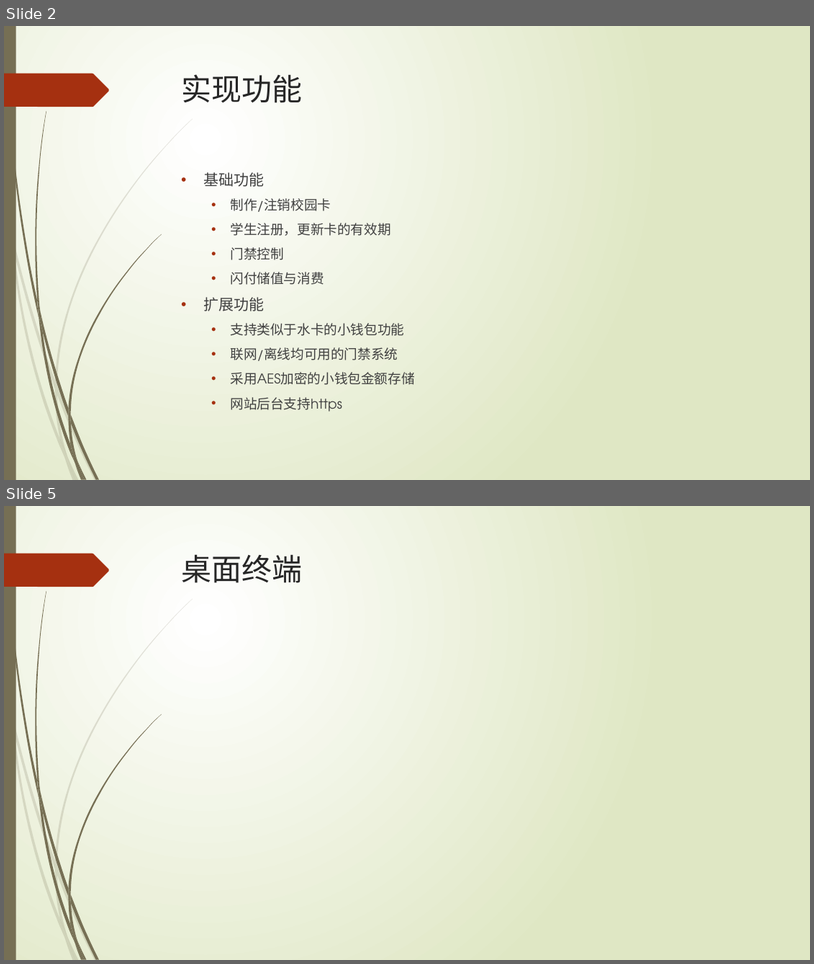
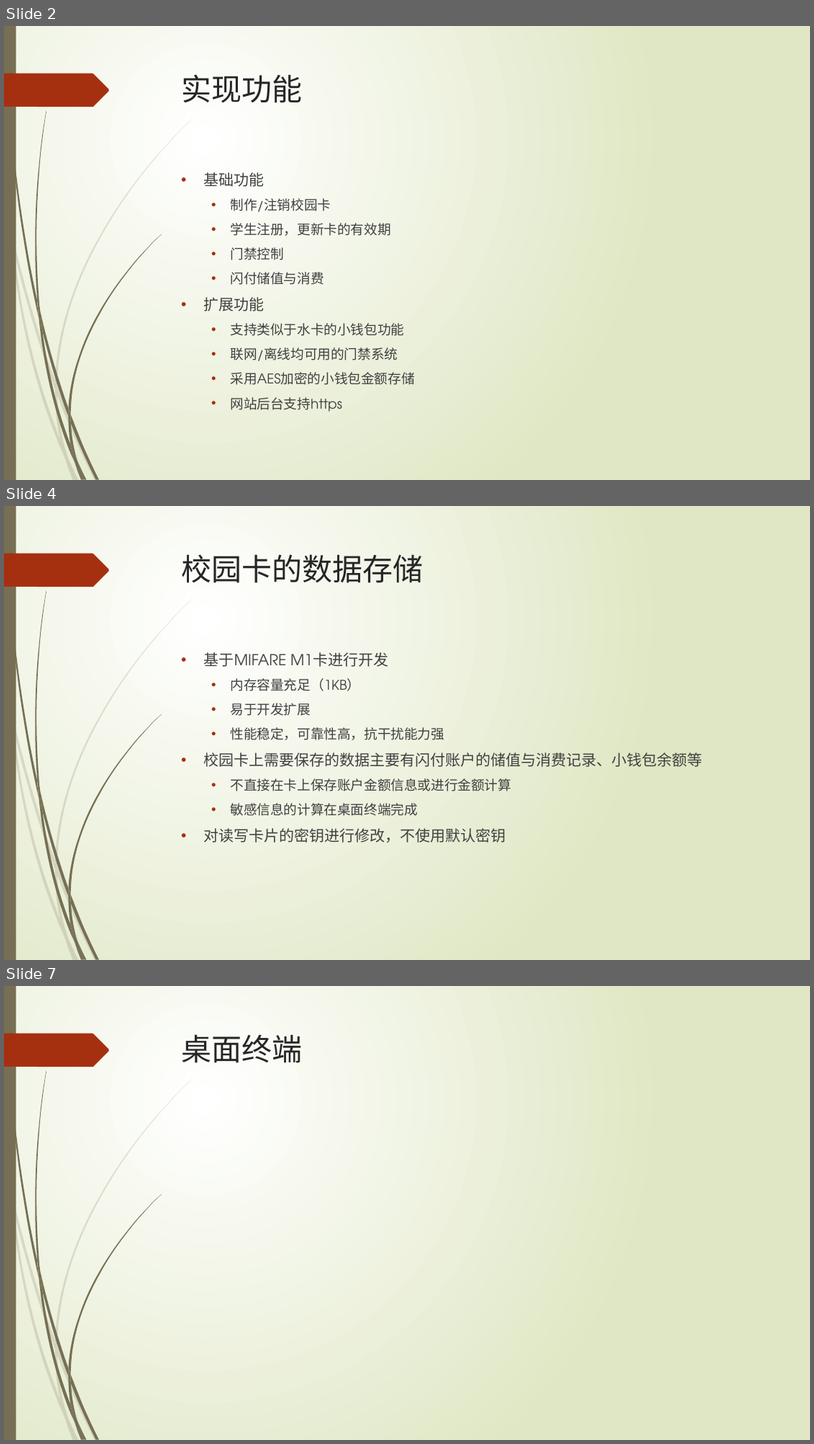
Before and after one commit to lizeyan/Card, a slide deck: pre.pptx. Shown one above the other, each under a label of ours: slides 2 and 5 before the commit, slides 2, 4 and 7 after it; the slides between them are not shown. The pictures are 814x964 and 814x1444 pixels, drawn with LibreOffice and Linux fonts; fonts in the diff are those of the drawing. Boxes give left, top, right and bottom in pixels: in the first picture for what was removed or moved away, otherwise in the second. Text is boxed around its words. In the diff, an @@ line names an element or a change of style, - is before the commit and + after.

```diff
--- a/pre.pptx
+++ b/pre.pptx
@@ slide 4 added at bbox=[4, 506, 810, 960], background gradient #FFFFFF to #DFE8C4; not listed: 24 template elements that a slide beside it also shows @@
@@ title added at bbox=[182, 554, 424, 583], 36 pt, text #262626 @@
+校园卡的数据存储
@@ text added at bbox=[204, 652, 703, 842], 18 pt, text #404040 @@
+• 基于MIFARE M1卡进行开发
+  • 内存容量充足（1KB）
+  • 易于开发扩展
+  • 性能稳定，可靠性高，抗干扰能力强
+• 校园卡上需要保存的数据主要有闪付账户的储值与消费记录、小钱包余额等
+  • 不直接在卡上保存账户金额信息或进行金额计算
+  • 敏感信息的计算在桌面终端完成
+• 对读写卡片的密钥进行修改，不使用默认密钥
@@ what was slide 5 is now slide 7 @@
```
Also in this commit, not shown: 1 slide changed, 2 other slides added, 1 slide removed, 1 other file.
